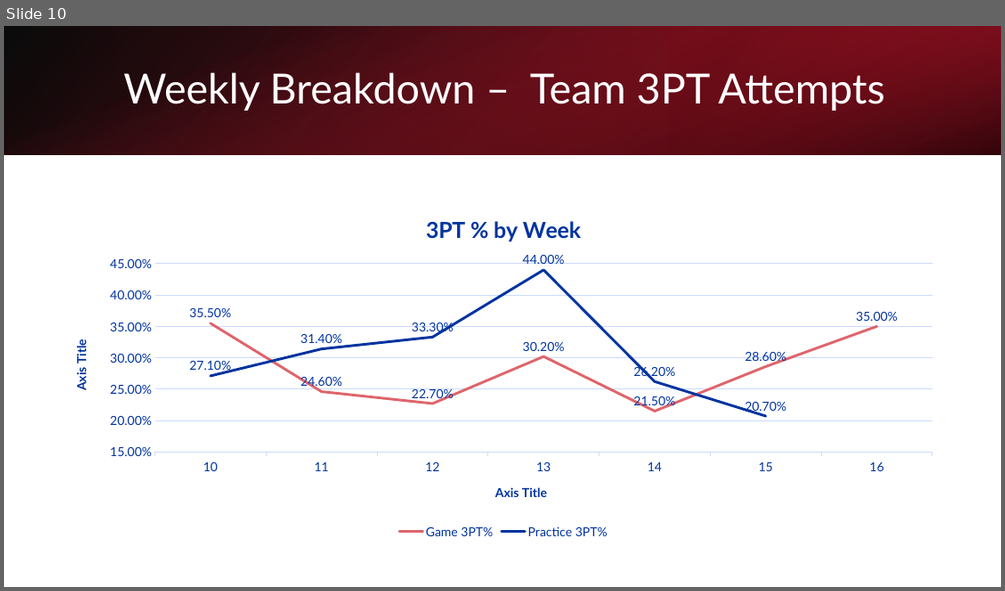
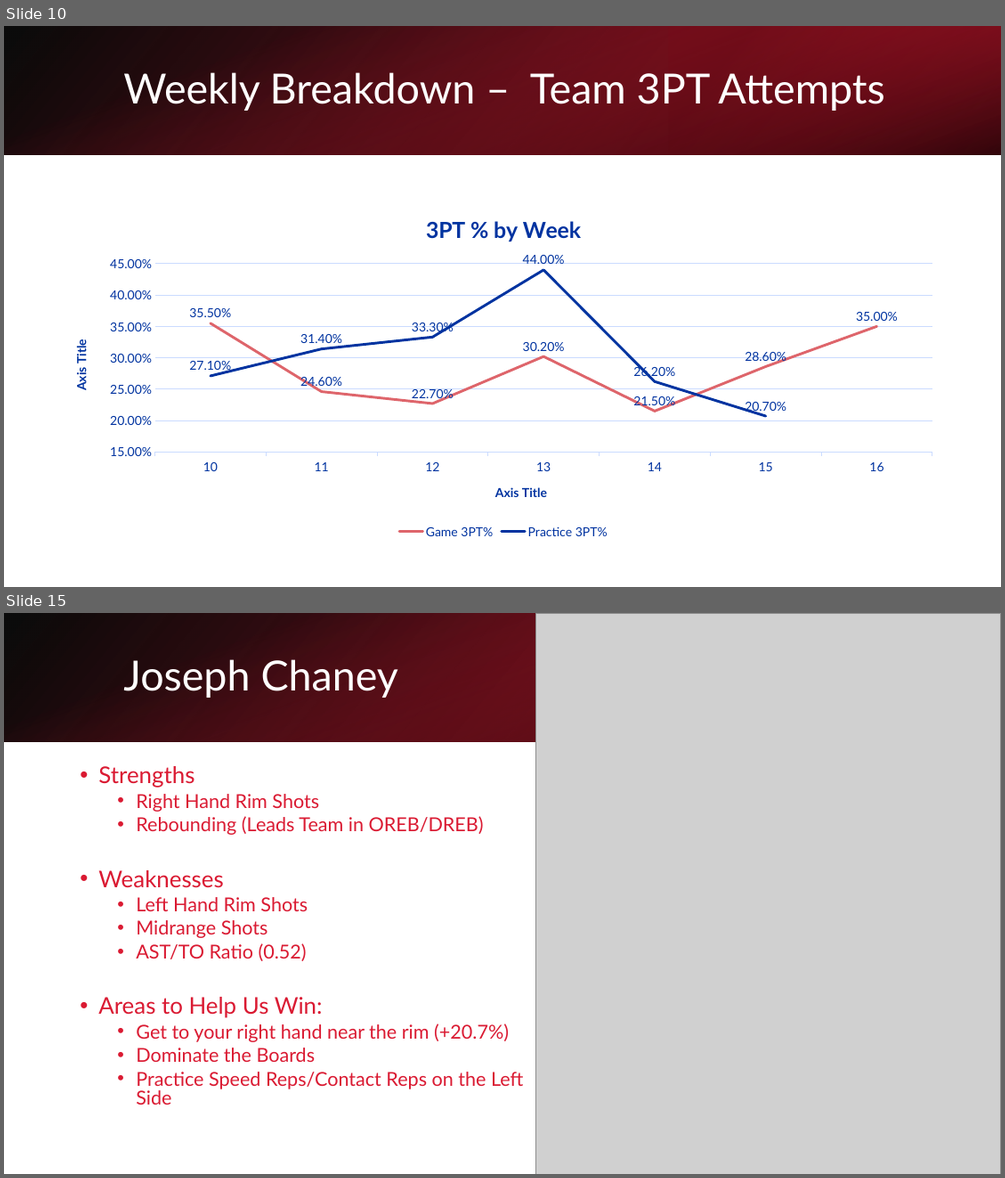
Before and after one commit to apurvis14/Jackson-Prep-Basketball-Analytics, a slide deck: Midseason Analytics Overview.pptx. Shown one above the other, each under a label of ours: slide 10 before the commit, slides 10 and 15 after it; the slides between them are not shown. The pictures are 1005x591 and 1005x1178 pixels, drawn with LibreOffice and Linux fonts; fonts in the diff are those of the drawing; grey boxes stand for pictures. Boxes give left, top, right and bottom in pixels: in the first picture for what was removed or moved away, otherwise in the second. Text is boxed around its words. In the diff, an @@ line names an element or a change of style, - is before the commit and + after.

```diff
--- a/Midseason Analytics Overview.pptx
+++ b/Midseason Analytics Overview.pptx
@@ slide 15 added at (4,613,1001,1174), background #FFFFFF @@
@@ rectangle added at (4,613,1001,742), fill gradient #000000 to #A31326 @@
@@ rectangle added at (4,613,1001,742), fill gradient #DA1A32 to #000000 @@
@@ picture added at (535,613,1001,1174) @@
@@ rectangle added at (669,613,1001,742), fill gradient #6D0D19 to #DA1A32 @@
@@ title added at (123,659,398,698), 40 pt, text #FFFFFF @@
+Joseph Chaney
@@ text added at (98,766,523,1104), 18.5 pt, text #DA1A32 @@
+• Strengths
+  • Right Hand Rim Shots
+  • Rebounding (Leads Team in OREB/DREB)
+• Weaknesses
+  • Left Hand Rim Shots
+  • Midrange Shots
+  • AST/TO Ratio (0.52)
+• Areas to Help Us Win:
+  • Get to your right hand near the rim (+20.7%)
+  • Dominate the Boards
+  • Practice Speed Reps/Contact Reps on the Left Side
```
Also in this commit, not shown: 2 slides changed, 3 other slides added, 2 other files.
